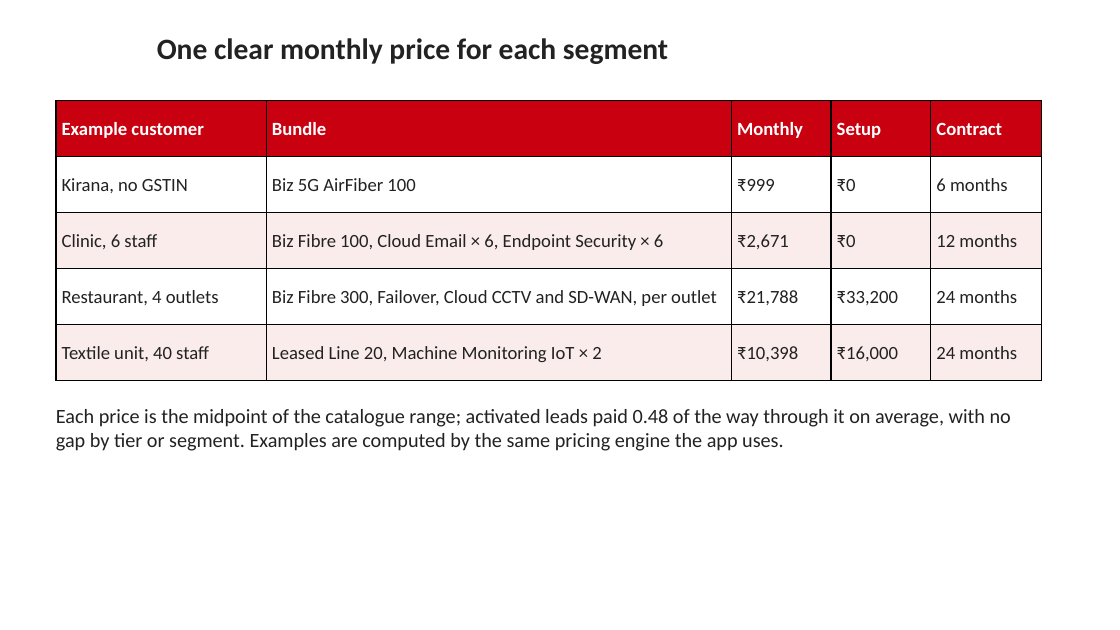
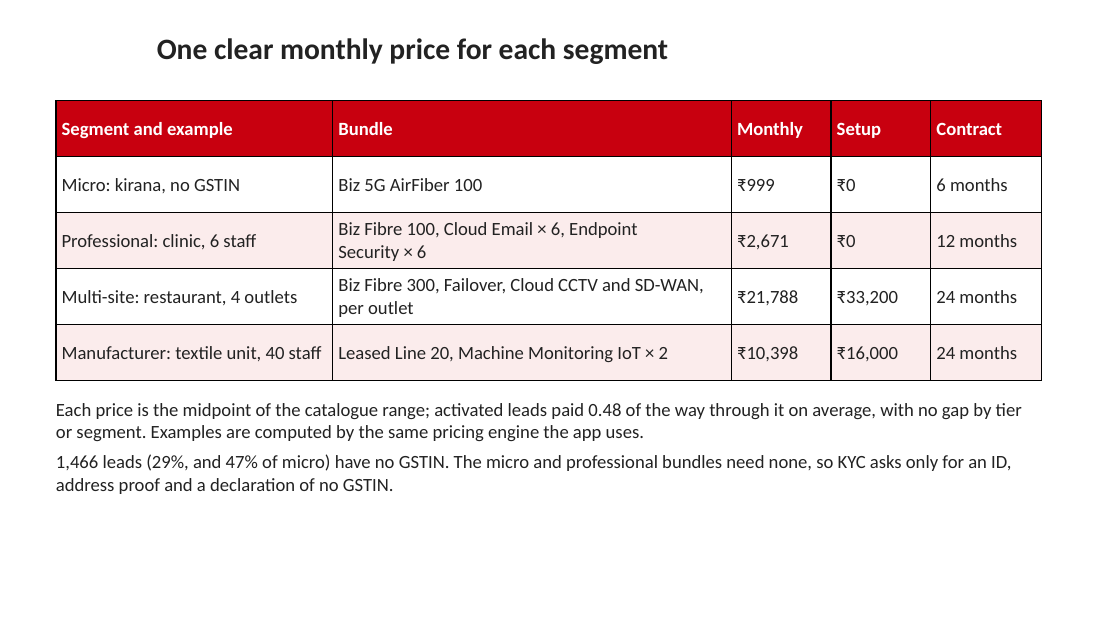
Before and after one commit to adityamalik24/udyam-digital, a slide deck: slide 5 of docs/Udyam_Digital_Business_Case.pptx. Drawn at 1120x630 pixels with LibreOffice and Linux fonts; fonts in the diff are those of the drawing; background and template pictures are left out. Boxes give left, top, right and bottom in pixels: in the first picture for what was removed or moved away, otherwise in the second. Text is boxed around its words. In the diff, an @@ line names an element or a change of style, - is before the commit and + after.

```diff
--- a/docs/Udyam_Digital_Business_Case.pptx
+++ b/docs/Udyam_Digital_Business_Case.pptx
@@ table at [56,101,1042,381] @@
-row 1, column 1: Example customer
+row 1, column 1: Segment and example
-row 2, column 1: Kirana, no GSTIN
+row 2, column 1: Micro: kirana, no GSTIN
-row 3, column 1: Clinic, 6 staff
+row 3, column 1: Professional: clinic, 6 staff
-row 4, column 1: Restaurant, 4 outlets
+row 4, column 1: Multi-site: restaurant, 4 outlets
-row 5, column 1: Textile unit, 40 staff
+row 5, column 1: Manufacturer: textile unit, 40 staff
@@ text at [56,403,1022,441]: size 13 to 12 pt in "Each price is the midpoint of the ..." @@
@@ text at [56,454,1011,494]: paragraph added @@
+1,466 leads (29%, and 47% of micro) have no GSTIN. The micro and professional bundles need none, so KYC asks only for an ID, address proof and a declaration of no GSTIN.
```
Also in this commit, not shown: 2 other slides changed, 2 other files.
